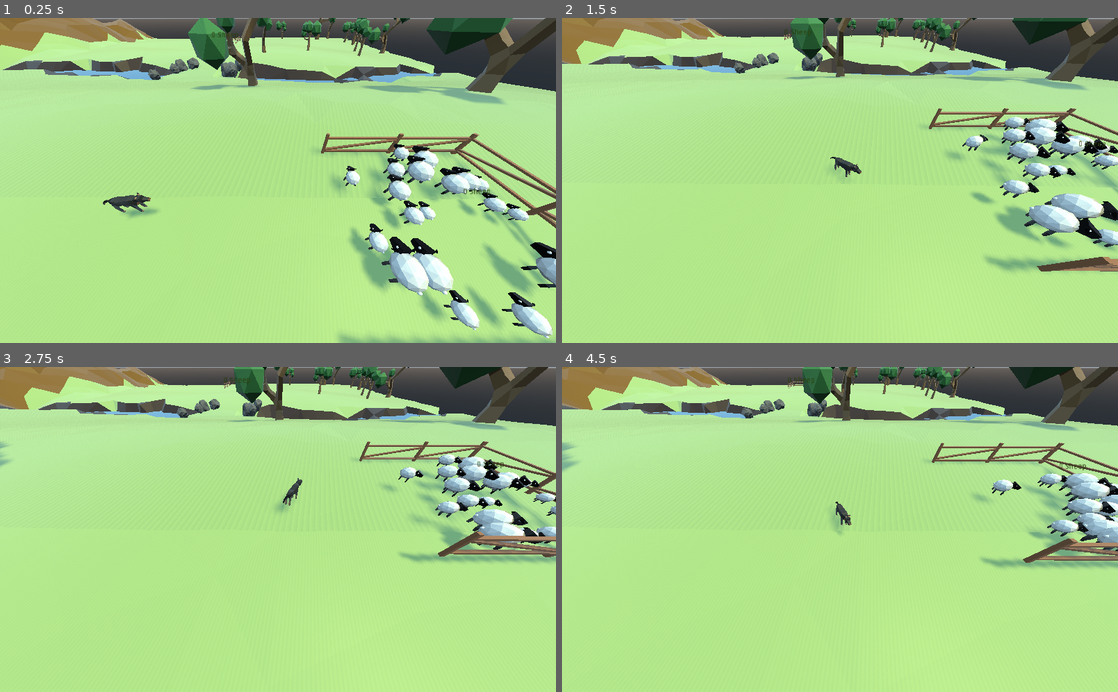
Above: before the commit, frames 1-4 (two rows, left to right).
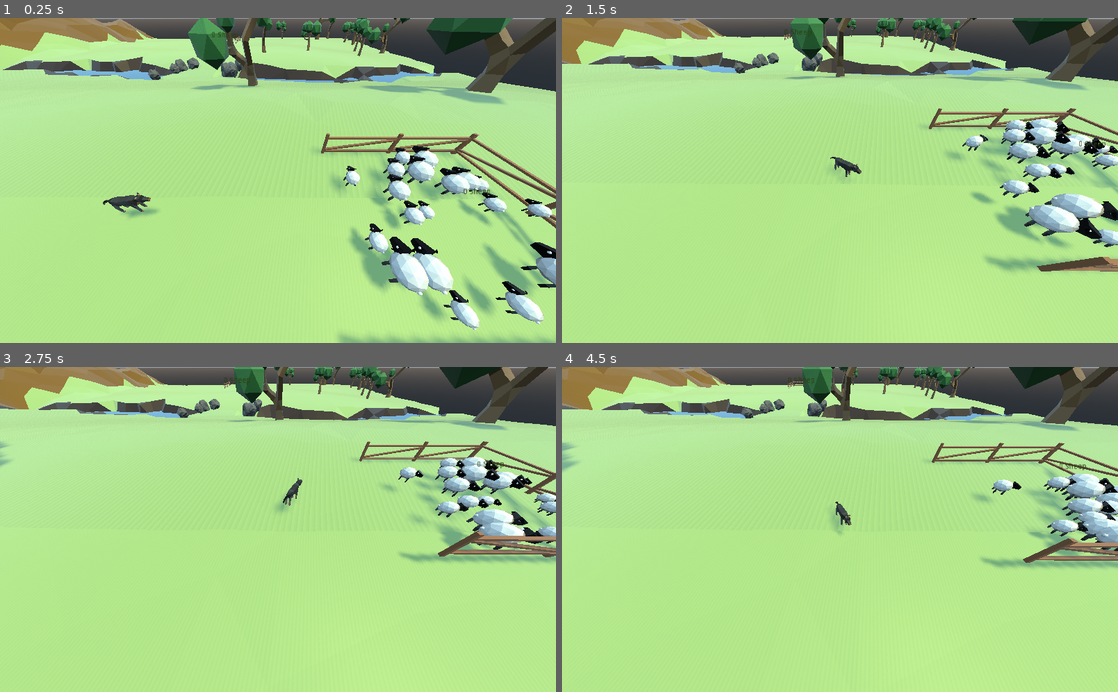
Above: after the commit, the same moments.

Repository: panic-fennecs/ideal-garbanzo
Game: Godot game, scene res://Main.tscn
Same seed, same stepped clock (60 frames per second), same inputs: the game is played once before the commit and once after it. Sound files missing from this copy of the repository are replaced by a short silence.
Inputs (mouse positions are in pixels of both pictures, inside the frame that each line leads up to):
- Up to frame 1 (0.25 s): no input
- Up to frame 2 (1.5 s): tap Enter at 0.5 s; move the mouse to (962, 164) at 0.52 s; click (962, 164) at 0.67 s; drag from (728, 196) to (812, 245) at 1.27 s
- Up to frame 3 (2.75 s): move the mouse to (333, 458) at 2.02 s; click (333, 458) at 2.17 s
- Up to frame 4 (4.5 s): drag from (812, 594) to (673, 480) at 2.77 s; move the mouse to (1006, 578) at 3.52 s; click (1006, 578) at 3.67 s; drag from (673, 480) to (756, 448) at 4.27 s

The runs differ from the first frame. In frame 1, 1.5% of the frame differs, in the area x 68-100%, y 38-99%; in frame 2, 0.5%; in frame 3, 0.7%; in frame 4, 0.8%.

Commit message:
fence collision fixed

Diff:
--- a/FenceModel.tscn
+++ b/FenceModel.tscn
@@ -80,6 +80,9 @@
 [sub_resource type="BoxShape" id=6]
 extents = Vector3( 1, 1.05445, 1 )
 
+[sub_resource type="SphereShape" id=7]
+radius = 2.0
+
 [node name="FenceModel" type="Spatial"]
 
 [node name="Cube" type="MeshInstance" parent="."]
@@ -113,3 +116,11 @@
 [node name="CollisionShape" type="CollisionShape" parent="StaticBody"]
 transform = Transform( 6.23999, 0, 0, 0, 6.19835, 0, 0, 0, 1, 6.00006, 3.91547, 0 )
 shape = SubResource( 6 )
+
+[node name="CollisionShape2" type="CollisionShape" parent="StaticBody"]
+transform = Transform( 1, 0, 0, 0, 1, 0, 0, 0, 1, 0, 2, 0 )
+shape = SubResource( 7 )
+
+[node name="CollisionShape3" type="CollisionShape" parent="StaticBody"]
+transform = Transform( 1, 0, 0, 0, 1, 0, 0, 0, 1, 12, 2, 0 )
+shape = SubResource( 7 )
--- a/Sheep.gd
+++ b/Sheep.gd
@@ -1,8 +1,8 @@
 extends KinematicBody
 
 
-const DOG_REACTION_DISTANCE = 12
-const MAX_DOG_FORCE = 0.9
+const DOG_REACTION_DISTANCE = 15
+const MAX_DOG_FORCE = 1.9
 const PUSH_FORCE = 20
 
 const MAX_OTHER_SHEEP_FORCE = 0.5
@@ -19,8 +19,9 @@
 const ENTRY_REACTION_DISTANCE = 12
 const ENTRY_FINISHED_DISTANCE = 4.0
 const ENTRY_FORCE = 0.3
+const DEFAULT_MAX_VELOCITY: float = 20.0
 
-var max_velocity = 20
+var max_velocity = DEFAULT_MAX_VELOCITY
 const DRAG = 0.05
 const EPSILON = 0.0001
 
@@ -167,7 +168,7 @@
 	do_enter()
 
 	velocity *= 1.0 - DRAG
-	max_velocity = max(20, max_velocity - delta*200)
+	max_velocity = max(DEFAULT_MAX_VELOCITY, max_velocity - delta*200)
 
 	if velocity.length_squared() < 0.8:
 		move_animation.idle()
Not shown: 1 places in FenceModel.tscn that only renumber resources
